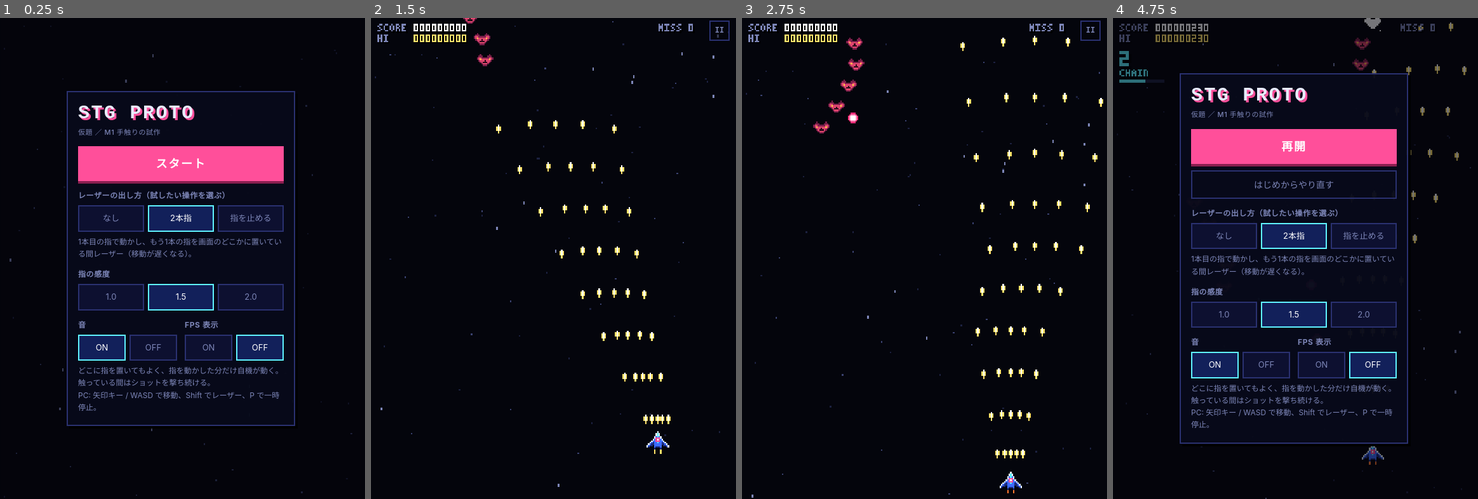
Above: before the commit, frames 1-4 (left to right).
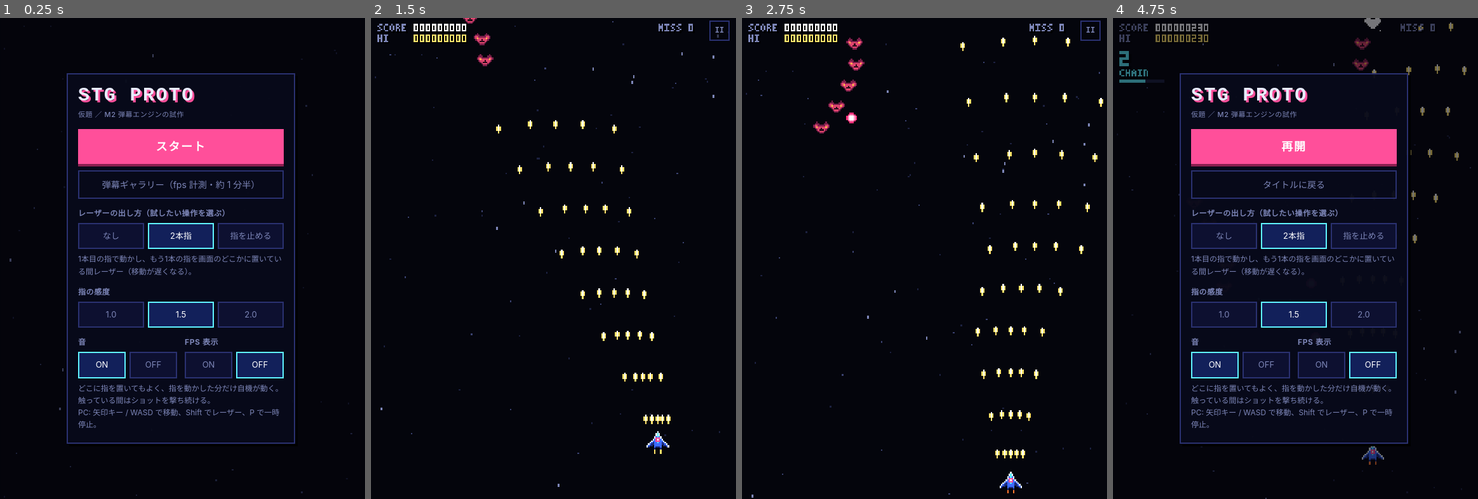
Above: after the commit, the same moments.

Repository: kakankan677/shooting-game
Game: browser game, page index.html
Two runs of this game, one before a commit and one after it. Both use one fixed random seed, a clock stepped at 60 frames per second and the inputs below.
Inputs (mouse positions are in pixels of both pictures, inside the frame that each line leads up to):
- Up to frame 1 (0.25 s): no input
- Up to frame 2 (1.5 s): click "スタート" at 0.27 s; hold Right from 1.03 s (still down); move the mouse to (553, 306) at 1.07 s; tap Space at 1.1 s
- Up to frame 3 (2.75 s): release Right at 1.53 s; hold Down 1.58-1.85 s; tap Space at 1.6, 2.1, 2.6 s; move the mouse to (851, 210) at 1.67 s; hold Left 1.9-2.47 s; click "II" at 2.02 s; move the mouse to (993, 186) at 2.27 s; tap P at 2.52 s; hold Up from 2.52 s (still down)
- Up to frame 4 (4.75 s): release Up at 2.82 s; move the mouse to (1346, 354) at 2.87 s; hold Right 2.87-3.53 s; tap Space every 0.5 s from 3.1 to 4.6 s; move the mouse to (1204, 378) at 3.47 s; hold Up 3.58-3.82 s; hold Left 3.87-4.3 s; move the mouse to (1295, 162) at 4.07 s; hold Down 4.35-4.68 s; click "II" at 4.52 s; move the mouse to (1401, 282) at 4.67 s; hold Right from 4.73 s (still down)

The runs differ from the first frame. In frame 1, 16% of the frame differs, in the area x 18-81%, y 11-89%; in frame 2, nothing differs; in frame 3, less than 0.1%; in frame 4, 0.3%.

Commit message:
M2: 弾幕エンジンと弾幕ギャラリー（fps 計測）
- 弾を角度・速さで持ち、加速・曲がり・止まって狙い直す性質を 1 発ごとに付けられるようにした
- 敵の攻撃をジェネレーター関数（yield n で待つ）で書けるようにし、雑魚と中型機も移した
- 針弾（32 方向）・ピンク小玉・紫の大玉を追加して弾の種類を 5 つにした
- 12 種類の撃ち方を順に流して、iPhone での最低 fps などを結果画面に出す弾幕ギャラリーを追加した

Co-Authored-By: Claude Opus 5.5 <noreply@anthropic.com>

Diff:
--- a/index.html
+++ b/index.html
@@ -49,9 +49,10 @@
 
 <div id="menu" class="overlay">
   <div class="panel">
-    <h1 class="logo">STG PROTO<small>仮題 ／ M1 手触りの試作</small></h1>
+    <h1 class="logo">STG PROTO<small>仮題 ／ M2 弾幕エンジンの試作</small></h1>
     <button id="startBtn" class="primary">スタート</button>
-    <button id="titleBtn" class="secondary" hidden>はじめからやり直す</button>
+    <button id="titleBtn" class="secondary" hidden>タイトルに戻る</button>
+    <button id="galleryBtn" class="secondary">弾幕ギャラリー（fps 計測・約 1 分半）</button>
     <h2>レーザーの出し方（試したい操作を選ぶ）</h2>
     <div class="seg" data-key="scheme">
       <button data-v="shot">なし</button><button data-v="two">2本指</button><button data-v="still">指を止める</button>
@@ -199,14 +200,19 @@
   '..y..',
 ], { y: '#c98a1a', Y: '#ffe36b', W: '#ffffff' });
 
+SPR.bulletSmallPink = makeSprite([
+  '.ppp.',
+  'pPWPp',
+  'pWWWp',
+  'pPWPp',
+  '.ppp.',
+], { p: '#ff2f7a', P: '#ff9ac4', W: '#ffffff' });
+
 const ETYPES = {
   drone: { spr: SPR.drone, white: tinted(SPR.drone, '#ffffff'), hp: 3, r: 5, score: 100, big: false },
   gun: { spr: SPR.gun, white: tinted(SPR.gun, '#ffffff'), hp: 140, r: 10, score: 3000, big: true },
+  turret: { spr: SPR.gun, white: tinted(SPR.gun, '#ffffff'), hp: 1e9, r: 10, score: 0, big: false }, // ギャラリー用（倒れない）
 };
-const BKINDS = [
-  { spr: SPR.bulletBig, r: 2.0, half: 3 },   // 0: ピンクの大玉
-  { spr: SPR.bulletSmall, r: 1.3, half: 2 }, // 1: 青の小玉
-];
 
 // ドットの円（爆発の輪）。半径ごとにキャッシュする
 const circCache = new Map();
@@ -228,6 +234,44 @@
 const RAMP = ['#ffffff', '#fff3a0', '#ffc23f', '#ff7a2f', '#d8332a', '#5a1420'];
 for (let r = 1; r <= 36; r++) for (const c of RAMP.slice(0, 4)) circleSprite(r, c, false);
 for (let r = 10; r <= 24; r++) circleSprite(r, '#ffffff', true);
+
+// 向きのある針弾。32 方向ぶんを起動時に描いておく
+const TAU = Math.PI * 2;
+function needleSprites(outer, inner) {
+  const out = [];
+  for (let d = 0; d < 32; d++) {
+    const a = (d / 32) * TAU, ca = Math.cos(a), sa = Math.sin(a);
+    const c = document.createElement('canvas'); c.width = c.height = 11;
+    const g = c.getContext('2d');
+    const px = (t) => Math.round(5 + ca * t), py = (t) => Math.round(5 + sa * t);
+    const nx = Math.round(-sa), ny = Math.round(ca);
+    g.fillStyle = outer;
+    for (let t = -4; t <= 4; t += 0.5) {
+      g.fillRect(px(t), py(t), 1, 1);
+      if (Math.abs(t) <= 2.5) { g.fillRect(px(t) + nx, py(t) + ny, 1, 1); g.fillRect(px(t) - nx, py(t) - ny, 1, 1); }
+    }
+    g.fillStyle = inner;
+    for (let t = -2.5; t <= 2.5; t += 0.5) g.fillRect(px(t), py(t), 1, 1);
+    out.push(c);
+  }
+  return out;
+}
+function orbSprite(c1, c2) {
+  const c = document.createElement('canvas'); c.width = c.height = 11;
+  const g = c.getContext('2d');
+  g.drawImage(circleSprite(5, c1, true), 0, 0);
+  g.drawImage(circleSprite(4, c2, true), 1, 1);
+  g.drawImage(circleSprite(2, '#ffffff', true), 3, 3);
+  return c;
+}
+// 敵弾の種類。r は当たり判定の半径で、見た目より小さくしてある
+const BKINDS = [
+  { spr: SPR.bulletBig, r: 2.0, half: 3 },                     // 0: ピンクの大玉
+  { spr: SPR.bulletSmall, r: 1.3, half: 2 },                   // 1: 青の小玉
+  { spr: SPR.bulletSmallPink, r: 1.3, half: 2 },               // 2: ピンクの小玉
+  { dir: needleSprites('#2f8fff', '#ffffff'), r: 1.2, half: 5 }, // 3: 青の針弾（進む向きに回る）
+  { spr: orbSprite('#8a2fff', '#d09aff'), r: 3.5, half: 5 },   // 4: 紫の大玉
+];
 
 // 3x5 のビットマップフォント
 const FONT = {
@@ -266,7 +310,7 @@
   kill(i) { const last = --this.n; const t = this.items[i]; this.items[i] = this.items[last]; this.items[last] = t; }
   clear() { this.n = 0; }
 }
-const bullets = new Pool(3000, () => ({ x: 0, y: 0, vx: 0, vy: 0, ax: 0, ay: 0, k: 0 }));
+const bullets = new Pool(3000, () => ({ x: 0, y: 0, vx: 0, vy: 0, a: 0, s: 0, acc: 0, sMin: 0, sMax: 8, w: 0, wait: 0, aim: false, s2: 0, aimOff: 0, t: 0, k: 0 }));
 const shots = new Pool(200, () => ({ x: 0, y: 0, vx: 0, vy: 0 }));
 const parts = new Pool(1500, () => ({ x: 0, y: 0, vx: 0, vy: 0, life: 0, max: 1, size: 1 }));
 const items = new Pool(3000, () => ({ x: 0, y: 0, vx: 0, vy: 0, t: 0 }));
@@ -334,13 +378,13 @@
 // ============================================================
 // ゲームの状態
 // ============================================================
-const G = { state: 'title', tick: 0, time: 0, score: 0, chain: 0, chainT: 0, chainMax: 0, misses: 0,
+const G = { state: 'title', mode: 'game', rank: 1, tick: 0, time: 0, score: 0, chain: 0, chainT: 0, chainMax: 0, misses: 0,
   hitstop: 0, shake: 0, shakeMag: 0, loop: 0, dirT: 0, scriptIdx: 0, sndShot: 0, sndHit: 0, sndStar: 0 };
 const player = { x: W / 2, y: H - 40, alive: true, inv: 0, respawn: 0, fireCd: 0, volley: 0, laser: false, laserTop: 0, laserHit: false };
 const CHAIN_TIME = 90;
 
 function resetGame() {
-  Object.assign(G, { time: 0, score: 0, chain: 0, chainT: 0, chainMax: 0, misses: 0, hitstop: 0, shake: 0, loop: 0, dirT: 0, scriptIdx: 0 });
+  Object.assign(G, { rank: 1, time: 0, score: 0, chain: 0, chainT: 0, chainMax: 0, misses: 0, hitstop: 0, shake: 0, loop: 0, dirT: 0, scriptIdx: 0 });
   Object.assign(player, { x: W / 2, y: H - 40, alive: true, inv: 60, respawn: 0, fireCd: 0, laser: false });
   bullets.clear(); shots.clear(); parts.clear(); items.clear();
   enemies.length = queue.length = popups.length = rings.length = fx.length = 0;
@@ -354,8 +398,13 @@
 function group(n, interval, fn) { for (let i = 0; i < n; i++) queue.push({ at: G.time + i * interval, fn: () => fn(i) }); }
 function spawnEnemy(type, o) {
   const T = ETYPES[type];
-  enemies.push({ T, x: o.x, y: o.y, x0: o.x, y0: o.y, hp: T.hp, t: 0, flash: 0, dead: false,
-    move: o.move, dir: o.dir || 1, fire: o.fire || 0, fireAt: o.fireAt != null ? o.fireAt : 30 + ((Math.random() * 60) | 0) });
+  const e = { T, x: o.x, y: o.y, x0: o.x, y0: o.y, hp: T.hp, t: 0, flash: 0, dead: false,
+    move: o.move, dir: o.dir || 1, fire: o.fire || 0, fireAt: o.fireAt != null ? o.fireAt : 30 + ((Math.random() * 60) | 0),
+    gen: null, wait: 0 };
+  const script = o.script || SCRIPTS[type];
+  if (script) e.gen = script(e);
+  enemies.push(e);
+  return e;
 }
 const SCRIPT = [
   [40,  () => group(5, 14, (i) => spawnEnemy('drone', { x: 60, y: -8, move: 'line', dir: 1, fire: i % 2 ? 1 : 0 }))],
@@ -369,7 +418,7 @@
   [1360, () => { group(6, 10, () => spawnEnemy('drone', { x: -10, y: 30, move: 'arc', dir: 1, fire: 1 })); group(6, 10, () => spawnEnemy('drone', { x: W + 10, y: 90, move: 'arc', dir: -1, fire: 1 })); }],
   [1550, () => spawnEnemy('gun', { x: 60, y: -20, move: 'gun', dir: 1 })],
   [1600, () => group(8, 12, (i) => spawnEnemy('drone', { x: 150 + (i % 2) * 50, y: -8, move: 'line', dir: i % 2 ? 1 : -1, fire: 1 }))],
-  [1950, () => { G.dirT = 0; G.scriptIdx = -1; G.loop++; }],
+  [1950, () => { G.dirT = 0; G.scriptIdx = -1; G.loop++; G.rank = 1 + 0.1 * G.loop; }],
 ];
 function director() {
   G.dirT++;
@@ -378,21 +427,114 @@
 }
 
 // ============================================================
-// 弾の撃ち方（M2 で弾幕エンジンに育てる）
-// ============================================================
-function spawnBullet(x, y, vx, vy, k) {
-  const b = bullets.spawn(); if (!b) return;
-  b.x = x; b.y = y; b.vx = vx; b.vy = vy; b.ax = 0; b.ay = 0; b.k = k;
-}
-const aimAt = (x, y) => Math.atan2(player.y - y, player.x - x);
-function shootFan(x, y, ang, n, spread, speed, k) {
-  for (let i = 0; i < n; i++) { const a = ang + (i - (n - 1) / 2) * spread; spawnBullet(x, y, Math.cos(a) * speed, Math.sin(a) * speed, k); }
-}
-function shootRing(x, y, n, offset, speed, k) {
-  for (let i = 0; i < n; i++) { const a = offset + (i * Math.PI * 2) / n; spawnBullet(x, y, Math.cos(a) * speed, Math.sin(a) * speed, k); }
-}
+// 弾幕エンジン
+//  弾は「角度 a・速さ s」で持つ。1 発ごとに次の性質を付けられる（o で指定、省略時は既定値）
+//    k     弾の種類（BKINDS の番号）       s     速さ（px/tick）
+//    acc   毎 tick の加速（マイナスで減速）  sMin / sMax  速さの下限・上限
+//    w     毎 tick 曲がる角度（rad）         wait  n tick 目に「狙い直し」をする（0 で無効）
+//    aim   wait のときに自機を狙い直すか     s2    wait 後の速さ     aimOff  狙い直す角度のずれ
+//  敵の攻撃はジェネレーター関数で書き、`yield n` で n tick 待つ。
+// ============================================================
+const BDEF = {};
+function fire(x, y, a, o = BDEF) {
+  if (!player.alive) return null;      // やられた直後は撃たない（復活時の理不尽をなくす）
+  const b = bullets.spawn(); if (!b) return null;
+  const r = G.rank;
+  b.x = x; b.y = y; b.a = a; b.t = 0;
+  b.k = o.k || 0; b.s = (o.s != null ? o.s : 1.5) * r;
+  b.acc = (o.acc || 0) * r; b.sMin = (o.sMin || 0) * r; b.sMax = (o.sMax != null ? o.sMax : 8) * r;
+  b.w = o.w || 0; b.wait = o.wait || 0; b.aim = !!o.aim; b.s2 = (o.s2 || 0) * r; b.aimOff = o.aimOff || 0;
+  b.vx = Math.cos(a) * b.s; b.vy = Math.sin(a) * b.s;
+  return b;
+}
+const D = {
+  // (x, y) から自機への角度
+  aim: (x, y, off = 0) => Math.atan2(player.y - y, player.x - x) + off,
+  // 扇状に n 発（中心角 a、隣との間隔 spread）
+  fan(x, y, a, n, spread, o) { for (let i = 0; i < n; i++) fire(x, y, a + (i - (n - 1) / 2) * spread, o); },
+  // 全方位に n 発（最初の角度 off）
+  ring(x, y, n, off, o) { for (let i = 0; i < n; i++) fire(x, y, off + (i * TAU) / n, o); },
+  // 同じ向きに速さ違いを n 発重ねる（列弾）
+  line(x, y, a, n, s0, s1, o = BDEF) {
+    const tmp = Object.assign({}, o);
+    for (let i = 0; i < n; i++) { tmp.s = s0 + ((s1 - s0) * i) / Math.max(1, n - 1); fire(x, y, a, tmp); }
+  },
+};
+// ジェネレーターを 1 tick 進める
+function runScript(e) {
+  if (!e.gen) return;
+  if (e.wait > 0) { e.wait--; return; }
+  const r = e.gen.next();
+  if (r.done) { e.gen = null; return; }
+  e.wait = Math.max(0, (r.value | 0) - 1);
+}
+
+// 敵ごとの攻撃
+const SCRIPTS = {
+  *drone(e) {
+    yield e.fireAt;
+    if (e.fire && e.y > 4 && e.y < H * 0.55) D.fan(e.x, e.y + 3, D.aim(e.x, e.y), e.fire, 0.22, { k: 0, s: 1.5 });
+  },
+  *gun(e) {
+    yield 70;
+    for (let u = 0; u < 540; u++) {
+      if (u % 48 === 0) {
+        D.ring(e.x, e.y + 2, 18, u * 0.013, { k: 1, s: 1.05 });
+        if (G.loop > 0) D.ring(e.x, e.y + 2, 18, u * 0.013 + Math.PI / 18, { k: 1, s: 0.8 });
+      }
+      if (u % 96 === 40) D.fan(e.x, e.y + 6, D.aim(e.x, e.y), 5, 0.2, { k: 0, s: 1.8 });
+      const w = u % 200;
+      if (w >= 120 && w < 180 && u % 6 === 0) {
+        const a = Math.PI / 2 + Math.sin(u * 0.05) * 0.9;
+        fire(e.x - 8, e.y + 6, a, { k: 1, s: 1.6 });
+        fire(e.x + 8, e.y + 6, Math.PI - a, { k: 1, s: 1.6 });
+      }
+      yield 1;
+    }
+  },
+};
+
+// 弾幕ギャラリー: 撃ち方の見本と、iPhone での fps 計測を兼ねる
+// [名前, 攻撃, 長さ(tick)]
+const GALLERY = [
+  ['AIM FAN', function* (e) {
+    for (;;) { D.fan(e.x, e.y, D.aim(e.x, e.y), 7, 0.16, { k: 0, s: 2 }); yield 12; D.fan(e.x, e.y, D.aim(e.x, e.y), 6, 0.16, { k: 0, s: 2 }); yield 40; }
+  }],
+  ['RING', function* (e) { for (let i = 0; ; i++) { D.ring(e.x, e.y, 24, i * 0.13, { k: 1, s: 1.3 }); yield 20; } }],
+  ['SPIRAL', function* (e) { for (let i = 0; ; i++) { D.ring(e.x, e.y, 4, i * 0.21, { k: 2, s: 1.6 }); yield 3; } }],
+  ['TWIN SPIRAL', function* (e) {
+    for (let i = 0; ; i++) { D.ring(e.x, e.y, 5, i * 0.17, { k: 1, s: 1.4 }); D.ring(e.x, e.y, 5, -i * 0.17, { k: 2, s: 1.4 }); yield 4; }
+  }],
+  ['FLOWER', function* (e) {
+    for (let i = 0; ; i++) { D.ring(e.x, e.y, 16, i * 0.2, { k: 1, s: 1.6, w: 0.012 }); D.ring(e.x, e.y, 16, i * 0.2, { k: 2, s: 1.6, w: -0.012 }); yield 24; }
+  }],
+  ['ACCEL RING', function* (e) { for (let i = 0; ; i++) { D.ring(e.x, e.y, 32, i * 0.1, { k: 4, s: 0.2, acc: 0.03, sMax: 2.6 }); yield 36; } }],
+  ['STOP AND AIM', function* (e) {
+    for (let i = 0; ; i++) { D.ring(e.x, e.y, 20, i * 0.3, { k: 3, s: 2.4, acc: -0.06, wait: 45, aim: true, s2: 2.2 }); yield 50; }
+  }],
+  ['RAIN', function* () {
+    for (;;) { for (let j = 0; j < 3; j++) fire(8 + Math.random() * (W - 16), -4, Math.PI / 2 + (Math.random() - 0.5) * 0.2, { k: 2, s: 1 + Math.random() * 0.8 }); yield 2; }
+  }],
+  ['NEEDLE BURST', function* (e) {
+    for (;;) { const a = D.aim(e.x, e.y); for (let r = 0; r < 12; r++) { D.fan(e.x, e.y, a, 3, 0.35, { k: 3, s: 3.2 }); yield 3; } yield 50; }
+  }],
+  ['LINE WALL', function* (e) {
+    for (let i = 0; ; i++) { const a0 = Math.PI / 2 + (i % 2 ? 0.12 : 0); for (let j = -4; j <= 4; j++) D.line(e.x, e.y, a0 + j * 0.25, 5, 1.2, 2.4, { k: 0 }); yield 60; }
+  }],
+  ['BOSS MIX', function* (e) {
+    for (let i = 0; ; i++) {
+      if (i % 4 === 0) D.ring(e.x, e.y, 36, i * 0.05, { k: 1, s: 1.1 });
+      D.ring(e.x - 20, e.y, 3, i * 0.25, { k: 2, s: 1.7 });
+      D.ring(e.x + 20, e.y, 3, -i * 0.25, { k: 2, s: 1.7 });
+      if (i % 30 === 15) D.fan(e.x, e.y, D.aim(e.x, e.y), 9, 0.12, { k: 3, s: 2.8 });
+      yield 4;
+    }
+  }],
+  ['STRESS', function* (e) { for (let i = 0; ; i++) { D.ring(e.x, e.y, 40, i * 0.07, { k: i & 1, s: 0.45 }); yield 6; } }, 720],
+];
 
 const MOVES = {
+  hover(e) { e.y += (64 - e.y) * 0.08; },
   line(e) { e.y += 1.0; e.x = e.x0 + Math.sin(e.t * 0.045) * 16 * e.dir; },
   arc(e) { e.x += 1.5 * e.dir; e.y = e.y0 + Math.sin(e.t * 0.03) * 26 + e.t * 0.12; },
   v(e) { if (e.t < 50) e.y += 1.8; else if (e.t > 80) { e.x += 2 * e.dir; e.y -= 0.9; } },
@@ -403,28 +545,6 @@
     else e.y -= 0.8;
   },
 };
-function enemyFire(e) {
-  if (!player.alive) return;
-  const sp = 0.15 * G.loop;
-  if (e.T === ETYPES.drone) {
-    if (e.fire && e.t === e.fireAt && e.y > 4 && e.y < H * 0.55) shootFan(e.x, e.y + 3, aimAt(e.x, e.y), e.fire, 0.22, 1.5 + sp, 0);
-    return;
-  }
-  const t = e.t;
-  if (t < 70 || t >= 610) return;
-  const u = t - 70;
-  if (u % 48 === 0) {
-    shootRing(e.x, e.y + 2, 18, u * 0.013, 1.05 + sp * 0.6, 1);
-    if (G.loop > 0) shootRing(e.x, e.y + 2, 18, u * 0.013 + Math.PI / 18, 0.8, 1);
-  }
-  if (u % 96 === 40) shootFan(e.x, e.y + 6, aimAt(e.x, e.y), 5, 0.2, 1.8 + sp, 0);
-  const w = u % 200;
-  if (w >= 120 && w < 180 && u % 6 === 0) {
-    const a = Math.PI / 2 + Math.sin(u * 0.05) * 0.9;
-    shootFan(e.x - 8, e.y + 6, a, 1, 0, 1.6, 1);
-    shootFan(e.x + 8, e.y + 6, Math.PI - a, 1, 0, 1.6, 1);
-  }
-}
 
 // ============================================================
 // 演出（爆発・輪・得点表示・ヒットストップ・揺れ）
@@ -494,6 +614,7 @@
 app.addEventListener('pointerdown', (e) => {
   if (e.target.closest('button')) return;
   sfx.unlock();
+  if (G.state === 'result') { toTitle(); return; }
   if (G.state !== 'play') return;
   input.pointers.set(e.pointerId, { x: e.clientX, y: e.clientY });
   if (input.mover == null) { input.mover = e.pointerId; input.still = 0; }
@@ -525,7 +646,8 @@
   const k = e.key.toLowerCase();
   if (['arrowup', 'arrowdown', 'arrowleft', 'arrowright', ' '].includes(k)) e.preventDefault();
   if (k === 'p' || k === 'escape') { togglePause(); return; }
-  if (k === 'enter' && G.state !== 'play') { startOrResume(); return; }
+  if (k === 'enter' && G.state === 'result') { toTitle(); return; }
+  if (k === 'enter' && G.state !== 'play') { startOrResume('game'); return; }
   input.keys.add(k); input.keyboard = true; sfx.unlock();
 });
 addEventListener('keyup', (e) => input.keys.delete(e.key.toLowerCase()));
@@ -620,17 +742,29 @@
     if (e.dead) { enemies.splice(i, 1); continue; }
     e.t++; if (e.flash > 0) e.flash--;
     MOVES[e.move](e);
-    enemyFire(e);
+    runScript(e);
     if (e.t > 20 && (e.y > H + 24 || e.y < -40 || e.x < -40 || e.x > W + 40)) { enemies.splice(i, 1); continue; }
     const p = player;
-    if (p.alive && p.inv <= 0 && !DBG.invincible && Math.abs(p.x - e.x) < e.T.r * 0.7 && Math.abs(p.y - e.y) < e.T.r * 0.7) playerDie();
-  }
-}
+    if (p.alive && p.inv <= 0 && !invincibleNow() && Math.abs(p.x - e.x) < e.T.r * 0.7 && Math.abs(p.y - e.y) < e.T.r * 0.7) playerDie();
+  }
+}
+const invincibleNow = () => DBG.invincible || G.mode === 'gallery';
 function updateBullets() {
-  const p = player, hit = p.alive && p.inv <= 0 && !DBG.invincible;
+  const p = player, hit = p.alive && p.inv <= 0 && !invincibleNow();
   for (let i = bullets.n - 1; i >= 0; i--) {
     const b = bullets.items[i];
-    b.vx += b.ax; b.vy += b.ay; b.x += b.vx; b.y += b.vy;
+    b.t++;
+    if (b.wait && b.t === b.wait) {
+      // 狙い直し: 向きを自機へ向け、速さを s2 に切り替える
+      if (b.aim) b.a = Math.atan2(p.y - b.y, p.x - b.x) + b.aimOff;
+      b.s = b.s2; b.acc = 0; b.w = 0;
+      b.vx = Math.cos(b.a) * b.s; b.vy = Math.sin(b.a) * b.s;
+    } else if (b.acc || b.w) {
+      if (b.acc) { b.s += b.acc; if (b.s < b.sMin) b.s = b.sMin; else if (b.s > b.sMax) b.s = b.sMax; }
+      b.a += b.w;
+      b.vx = Math.cos(b.a) * b.s; b.vy = Math.sin(b.a) * b.s;
+    }
+    b.x += b.vx; b.y += b.vy;
     if (b.x < -8 || b.x > W + 8 || b.y < -8 || b.y > H + 8) { bullets.kill(i); continue; }
     if (hit) {
       const dx = b.x - p.x, dy = b.y - p.y, rr = BKINDS[b.k].r + 1.5;
@@ -675,6 +809,30 @@
 });
 function scrollStars() { for (const s of stars) { s.y += s.sp; if (s.y > H) { s.y -= H; s.x = Math.random() * W; } } }
 
+// 弾幕ギャラリーの進行と計測
+const gal = { i: -1, t: 0, results: [], cur: null, peak: 0 };
+function galleryStart() { gal.i = -1; gal.results = []; gal.peak = 0; galleryNext(); }
+function galleryNext() {
+  bullets.clear(); enemies.length = 0;
+  gal.i++; gal.t = 0;
+  if (gal.i >= GALLERY.length) {
+    G.state = 'result'; gal.cur = null;
+    player.laser = false; sfx.laser(false); releaseAll();
+    $('#pauseBtn').hidden = true;
+    return;
+  }
+  const [name, fn, dur] = GALLERY[gal.i];
+  gal.cur = { name, dur: dur || 420, minFps: Infinity, worst: 0, maxB: 0 };
+  gal.results.push(gal.cur);
+  const e = spawnEnemy('turret', { x: W / 2, y: -20, move: 'hover', script: fn });
+  e.wait = 40; // 降りてくるまで待つ
+}
+function galleryTick() {
+  gal.t++;
+  if (bullets.n > gal.cur.maxB) gal.cur.maxB = bullets.n;
+  if (gal.t >= gal.cur.dur) galleryNext();
+}
+
 function tick() {
   G.tick++;
   if (G.state !== 'pause') scrollStars();
@@ -682,7 +840,8 @@
   if (G.shake > 0) G.shake--;
   if (G.hitstop > 0) { G.hitstop--; return; }
   G.time++;
-  director();
+  if (G.mode === 'gallery') { galleryTick(); if (G.state !== 'play') return; }
+  else director();
   updatePlayer();
   updateShots();
   updateEnemies();
@@ -724,7 +883,8 @@
     for (let i = 0; i < items.n; i++) { const it = items.items[i]; ctx.drawImage(SPR.star, Math.round(it.x) - 2, Math.round(it.y) - 2); }
     for (let i = 0; i < bullets.n; i++) {
       const b = bullets.items[i], K = BKINDS[b.k];
-      ctx.drawImage(K.spr, Math.round(b.x) - K.half, Math.round(b.y) - K.half);
+      const spr = K.dir ? K.dir[Math.round((b.a * 32) / TAU) & 31] : K.spr;
+      ctx.drawImage(spr, Math.round(b.x) - K.half, Math.round(b.y) - K.half);
     }
     for (const p of popups) if (p.life < 30 || (p.life & 2)) drawTextS(p.text, Math.round(p.x), Math.round(p.y), p.color, 1, 'center');
   }
@@ -752,8 +912,43 @@
   ctx.fillStyle = '#ff4f9a'; ctx.fillRect(x - 1, y - 1, 3, 3);
   ctx.fillStyle = '#ffffff'; ctx.fillRect(x, y, 1, 1);
 }
+function drawResults() {
+  ctx.fillStyle = 'rgba(4,5,12,0.85)'; ctx.fillRect(0, 0, W, H);
+  drawTextS('GALLERY RESULT', W / 2, 14, '#ffe36b', 2, 'center');
+  const y0 = 38;
+  drawTextS('PATTERN', 8, y0, '#7d86b8');
+  drawTextS('MIN FPS', 150, y0, '#7d86b8', 1, 'right');
+  drawTextS('MAX MS', 190, y0, '#7d86b8', 1, 'right');
+  drawTextS('BULLETS', 232, y0, '#7d86b8', 1, 'right');
+  let lowest = Infinity;
+  gal.results.forEach((r, i) => {
+    const y = y0 + 10 + i * 9, measured = r.minFps !== Infinity, f = measured ? Math.round(r.minFps) : 0;
+    if (measured) lowest = Math.min(lowest, f);
+    const c = !measured ? '#7d86b8' : f >= 55 ? '#ffffff' : f >= 45 ? '#ffe36b' : '#ff4f9a';
+    drawTextS(r.name, 8, y, '#e8ecff');
+    drawTextS(measured ? f : '-', 150, y, c, 1, 'right');
+    drawTextS(measured ? Math.round(r.worst) : '-', 190, y, c, 1, 'right');
+    drawTextS(r.maxB, 232, y, '#9ad0ff', 1, 'right');
+  });
+  const yb = y0 + 16 + gal.results.length * 9;
+  drawTextS('PEAK FPS ' + Math.round(gal.peak) + '   LOWEST ' + (lowest === Infinity ? '-' : lowest), W / 2, yb, '#5ff2ff', 1, 'center');
+  drawTextS('SCREENSHOT THIS AND SEND IT!', W / 2, yb + 14, '#ff9ac4', 1, 'center');
+  if ((G.tick >> 5) & 1) drawTextS('TAP TO RETURN', W / 2, H - 20, '#ffffff', 1, 'center');
+}
 function drawHud() {
   if (G.state === 'title') return;
+  if (G.state === 'result') { drawResults(); return; }
+  if (G.mode === 'gallery') {
+    const r = gal.cur;
+    if (r) {
+      drawTextS((gal.i + 1) + '/' + GALLERY.length + ' ' + r.name, 4, 4, '#ffe36b');
+      ctx.fillStyle = '#1c2140'; ctx.fillRect(4, 11, 60, 2);
+      ctx.fillStyle = '#ffe36b'; ctx.fillRect(4, 11, Math.ceil((60 * gal.t) / r.dur), 2);
+    }
+    drawTextS('FPS ' + Math.round(fps) + ' MAX ' + Math.round(worstMs) + 'MS', 4, H - 14, '#5ff2ff');
+    drawTextS('BULLETS ' + bullets.n, 4, H - 7, '#5ff2ff');
+    return;
+  }
   drawTextS('SCORE', 4, 4, '#7d86b8'); drawTextS(pad(G.score, 9), 28, 4, '#ffffff');
   drawTextS('HI', 4, 11, '#7d86b8'); drawTextS(pad(hiScore, 9), 28, 11, '#ffe36b');
   drawTextS('MISS ' + G.misses, W - 26, 4, '#7d86b8', 1, 'right');
@@ -823,11 +1018,16 @@
   $('#menu').hidden = false;
   $('#startBtn').textContent = mode === 'pause' ? '再開' : 'スタート';
   $('#titleBtn').hidden = mode !== 'pause';
+  $('#galleryBtn').hidden = mode === 'pause';
   $('#pauseBtn').hidden = true;
 }
-function startOrResume() {
+function startOrResume(mode) {
   sfx.unlock();
-  if (G.state === 'title') resetGame();
+  if (G.state === 'title') {
+    resetGame();
+    G.mode = mode === 'gallery' ? 'gallery' : 'game';
+    if (G.mode === 'gallery') galleryStart();
+  }
   releaseAll();
   G.state = 'play';
   $('#menu').hidden = true; $('#pauseBtn').hidden = false;
@@ -836,8 +1036,10 @@
   if (G.state === 'play') { G.state = 'pause'; player.laser = false; sfx.laser(false); saveHi(); releaseAll(); showMenu('pause'); }
   else if (G.state === 'pause') startOrResume();
 }
-$('#startBtn').addEventListener('click', startOrResume);
-$('#titleBtn').addEventListener('click', () => { saveHi(); G.state = 'title'; startOrResume(); });
+function toTitle() { saveHi(); G.state = 'title'; resetGame(); sfx.laser(false); showMenu('title'); }
+$('#startBtn').addEventListener('click', () => startOrResume('game'));
+$('#galleryBtn').addEventListener('click', () => startOrResume('gallery'));
+$('#titleBtn').addEventListener('click', toTitle);
 $('#pauseBtn').addEventListener('click', togglePause);
 document.addEventListener('visibilitychange', () => {
   if (document.hidden) { if (G.state === 'play') togglePause(); saveHi(); sfx.suspend(); }
@@ -859,19 +1061,26 @@
   if (n === 5) acc = 0;
   render();
   frames++;
-  if (now - fpsT >= 1000) { fps = (frames * 1000) / (now - fpsT); worstMs = worst; frames = 0; worst = 0; fpsT = now; }
+  if (now - fpsT >= 1000) {
+    fps = (frames * 1000) / (now - fpsT); worstMs = worst; frames = 0; worst = 0; fpsT = now;
+    // ギャラリー中は 1 秒ごとの値を、いま流れているパターンの記録に入れる（最初の 1 秒は入れ替わりなので除く）
+    if (G.mode === 'gallery' && G.state === 'play' && gal.cur && gal.t > 60) {
+      gal.cur.minFps = Math.min(gal.cur.minFps, fps);
+      gal.cur.worst = Math.max(gal.cur.worst, worstMs);
+      gal.peak = Math.max(gal.peak, fps);
+    }
+  }
 }
 
 // デバッグ用（コンソールから SG.dbg.auto = true など）
 window.SG = {
-  G, player, enemies, bullets, settings, dbg: DBG,
+  G, player, enemies, bullets, settings, dbg: DBG, gal, GALLERY, D, fire,
   stress(n = 1000) {
-    for (let i = 0; i < n; i++) {
-      const a = Math.random() * Math.PI * 2, s = 0.2 + Math.random() * 0.4;
-      spawnBullet(Math.random() * W, Math.random() * H * 0.7, Math.cos(a) * s, Math.sin(a) * s, i & 1);
-    }
+    for (let i = 0; i < n; i++) fire(Math.random() * W, Math.random() * H * 0.7, Math.random() * TAU, { k: i % BKINDS.length, s: 0.2 + Math.random() * 0.4 });
     return bullets.n;
   },
+  // 検証用: 画面の描画を待たずに n tick 進める
+  step(n = 60) { for (let i = 0; i < n; i++) tick(); return { state: G.state, time: G.time, bullets: bullets.n }; },
 };
 
 syncMenu();
Not shown, changed: tasks/todo.md
